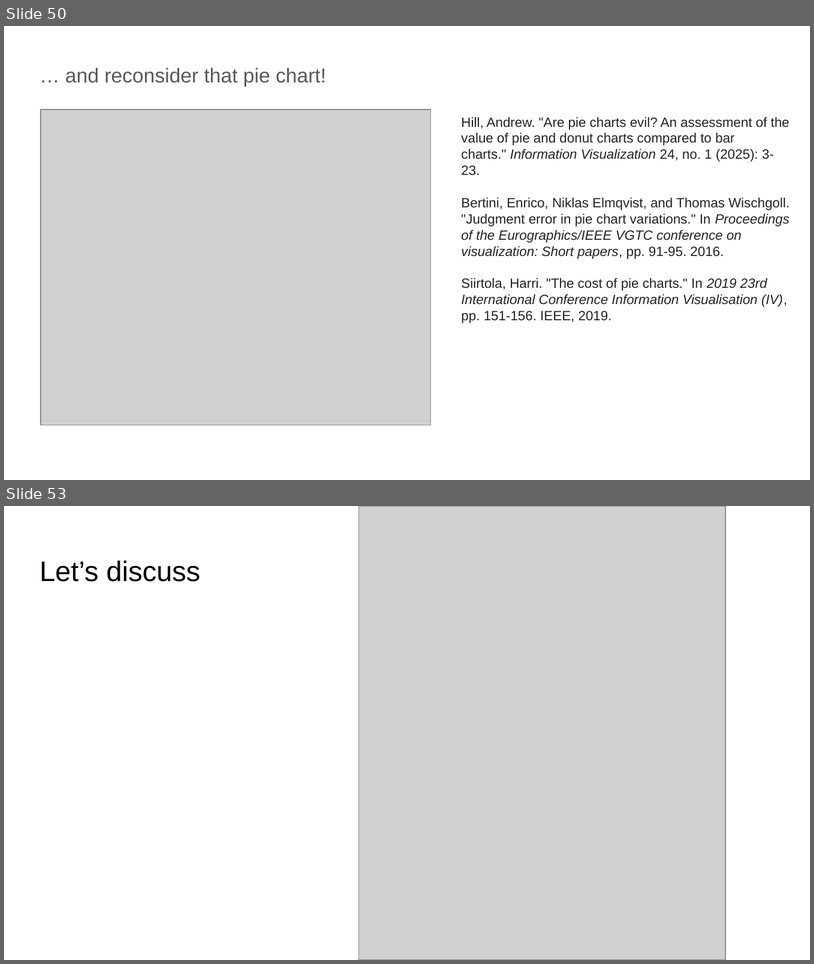
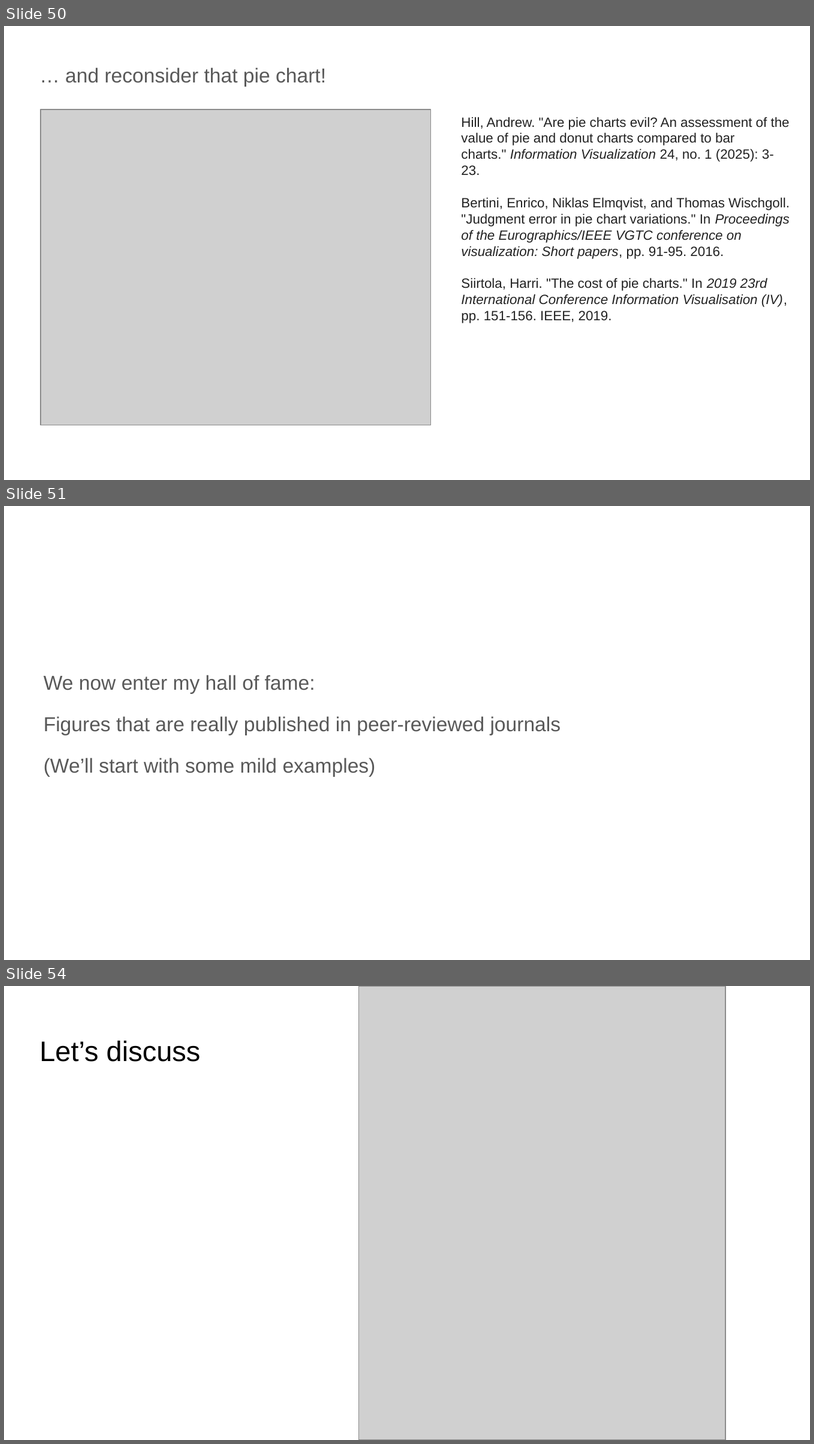
Before and after one commit to lu-harr/lu-harr.github.io, a slide deck: _pages/teaching/visualising_data.pptx. Shown one above the other, each under a label of ours: slides 50 and 53 before the commit, slides 50, 51 and 54 after it; the slides between them are not shown. The pictures are 814x964 and 814x1444 pixels, drawn with LibreOffice and Linux fonts; fonts in the diff are those of the drawing; grey boxes stand for pictures. Boxes give left, top, right and bottom in pixels: in the first picture for what was removed or moved away, otherwise in the second. Text is boxed around its words. In the diff, an @@ line names an element or a change of style, - is before the commit and + after.

Commit message:
one more for the hall of fame

```diff
--- a/_pages/teaching/visualising_data.pptx
+++ b/_pages/teaching/visualising_data.pptx
@@ slide 51 added at (4, 506, 810, 960), background #FFFFFF @@
@@ text added at (44, 675, 561, 776), 18 pt, text #595959 @@
+We now enter my hall of fame:
+Figures that are really published in peer-reviewed journals
+(We’ll start with some mild examples)
@@ what was slide 53 is now slide 54 @@
```
Also in this commit, not shown: 1 slide changed, 2 other slides added, 1 slide removed.
